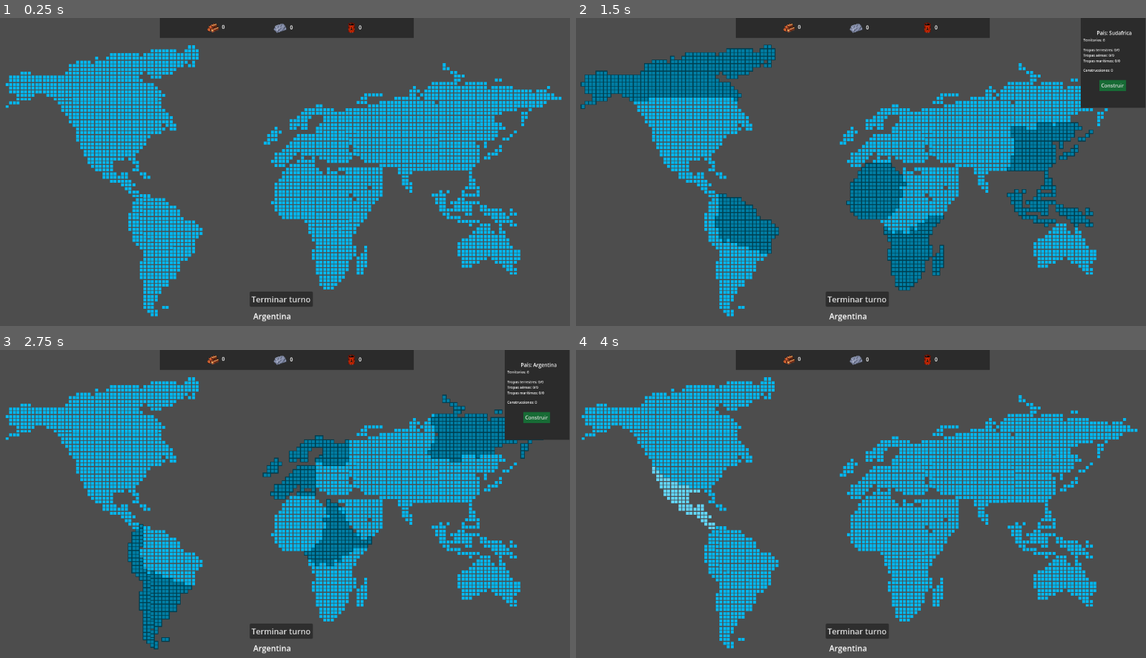
Above: before the commit, frames 1-4 (two rows, left to right).
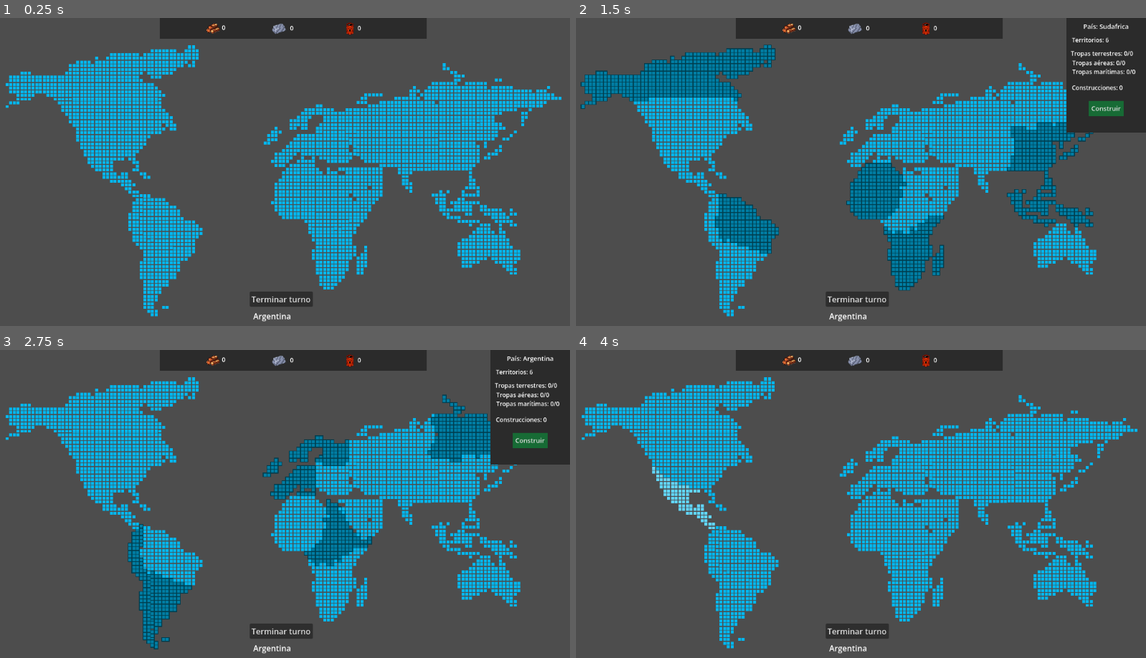
Above: after the commit, the same moments.

Repository: bula393/juegoMundialRTS
Game: Godot game, scene res://scenes/level.tscn
The game is run twice, just before and just after one commit, with the same random seed, the same clock (stepped at 60 frames per second) and the same inputs.
Inputs (mouse positions are in pixels of both pictures, inside the frame that each line leads up to):
- Up to frame 1 (0.25 s): no input
- Up to frame 2 (1.5 s): click (747, 276) at 0.5 s; click (747, 224) at 1.25 s
- Up to frame 3 (2.75 s): click (142, 587) at 2 s
- Up to frame 4 (4 s): click (690, 470) at 2.75 s; click (684, 497) at 3.5 s

The runs differ from the first frame. In frame 1, 0.4% of the frame differs, in the area x 28-75%, y 0-7%; in frame 2, 3.1%; in frame 3, 3.1%, in the area x 28-100%, y 0-38%; in frame 4, 0.4%.

Commit message:
Agranda los menus para que se vean mejor

Diff:
--- a/rts-mundial/scenes/level.tscn
+++ b/rts-mundial/scenes/level.tscn
@@ -320,8 +320,8 @@
 
 [node name="menuPais" parent="." unique_id=34050247 node_paths=PackedStringArray("menu_construcciones") instance=ExtResource("58_sc620")]
 visible = false
-offset_left = 1021.0
-offset_right = 1021.0
+offset_left = 992.0
+offset_right = 992.0
 menu_construcciones = NodePath("../menuContrucciones")
 
 [node name="menuRecursos" parent="." unique_id=248865847 instance=ExtResource("59_421lv")]
@@ -338,10 +338,10 @@
 anchors_preset = 1
 anchor_left = 1.0
 anchor_bottom = 0.0
-offset_left = 1021.0
-offset_top = 181.0
-offset_right = 1021.0
-offset_bottom = 181.0
+offset_left = 993.0
+offset_top = 231.0
+offset_right = 993.0
+offset_bottom = 231.0
 grow_horizontal = 0
 grow_vertical = 1
 
--- a/rts-mundial/scenes/menuPais.tscn
+++ b/rts-mundial/scenes/menuPais.tscn
@@ -16,66 +16,70 @@
 
 [node name="ColorRect" type="ColorRect" parent="." unique_id=142747944]
 layout_mode = 0
-offset_right = 130.0
-offset_bottom = 181.0
+offset_right = 160.0
+offset_bottom = 231.0
 color = Color(0.17044121, 0.17044121, 0.17044118, 1)
 
 [node name="Jugador" type="Label" parent="ColorRect" unique_id=1406841501]
-layout_mode = 0
-offset_left = 32.0
-offset_top = 23.0
-offset_right = 96.0
-offset_bottom = 37.0
-theme_override_font_sizes/font_size = 10
+layout_mode = 1
+anchors_preset = 5
+anchor_left = 0.5
+anchor_right = 0.5
+offset_left = -32.0
+offset_top = 8.0
+offset_right = 32.0
+offset_bottom = 26.0
+grow_horizontal = 2
+theme_override_font_sizes/font_size = 13
 
 [node name="territorios" type="Label" parent="ColorRect" unique_id=929757118]
 layout_mode = 0
-offset_left = 5.0
-offset_top = 39.0
-offset_right = 42.0
-offset_bottom = 51.0
-theme_override_font_sizes/font_size = 7
+offset_left = 11.0
+offset_top = 36.0
+offset_right = 75.0
+offset_bottom = 53.0
+theme_override_font_sizes/font_size = 12
 
 [node name="tierra" type="Label" parent="ColorRect" unique_id=391538769]
 layout_mode = 0
-offset_left = 5.0
-offset_top = 59.0
-offset_right = 78.0
-offset_bottom = 70.0
-theme_override_font_sizes/font_size = 7
+offset_left = 9.0
+offset_top = 63.0
+offset_right = 82.0
+offset_bottom = 80.0
+theme_override_font_sizes/font_size = 12
 text = " "
 
 [node name="aire" type="Label" parent="ColorRect" unique_id=6638487]
 layout_mode = 0
-offset_left = 5.0
-offset_top = 70.0
-offset_right = 78.0
-offset_bottom = 81.0
-theme_override_font_sizes/font_size = 7
+offset_left = 12.0
+offset_top = 82.0
+offset_right = 85.0
+offset_bottom = 99.0
+theme_override_font_sizes/font_size = 12
 
 [node name="mar" type="Label" parent="ColorRect" unique_id=1567250934]
 layout_mode = 0
-offset_left = 5.0
-offset_top = 81.0
-offset_right = 78.0
-offset_bottom = 92.0
-theme_override_font_sizes/font_size = 7
+offset_left = 12.0
+offset_top = 100.0
+offset_right = 85.0
+offset_bottom = 117.0
+theme_override_font_sizes/font_size = 12
 
 [node name="construcciones" type="Label" parent="ColorRect" unique_id=875054850]
 layout_mode = 0
-offset_left = 5.0
-offset_top = 100.0
-offset_right = 78.0
-offset_bottom = 111.0
-theme_override_font_sizes/font_size = 7
+offset_left = 11.0
+offset_top = 132.0
+offset_right = 84.0
+offset_bottom = 149.0
+theme_override_font_sizes/font_size = 12
 
 [node name="Construir" type="Button" parent="ColorRect" unique_id=1450604632]
 layout_mode = 0
-offset_left = 37.0
-offset_top = 125.0
-offset_right = 91.0
-offset_bottom = 147.0
-theme_override_font_sizes/font_size = 10
+offset_left = 45.0
+offset_top = 167.0
+offset_right = 115.0
+offset_bottom = 198.0
+theme_override_font_sizes/font_size = 13
 theme_override_styles/normal = SubResource("StyleBoxFlat_cfhcf")
 text = "Construir"
 
--- a/rts-mundial/scenes/menuRecursos.tscn
+++ b/rts-mundial/scenes/menuRecursos.tscn
@@ -16,8 +16,8 @@
 
 [node name="ColorRect" type="ColorRect" parent="." unique_id=1105277594]
 layout_mode = 0
-offset_right = 511.0
-offset_bottom = 40.0
+offset_right = 536.55
+offset_bottom = 42.0
 color = Color(0.16862746, 0.16862746, 0.16862746, 1)
 
 [node name="TextureRect" type="TextureRect" parent="ColorRect" unique_id=1957283607]
@@ -25,10 +25,10 @@
 anchors_preset = 4
 anchor_top = 0.5
 anchor_bottom = 0.5
-offset_left = 93.0
-offset_top = -15.0
-offset_right = 122.0
-offset_bottom = 14.0
+offset_left = 91.0
+offset_top = -17.0
+offset_right = 124.0
+offset_bottom = 16.0
 grow_vertical = 2
 texture = ExtResource("1_saekn")
 expand_mode = 1
@@ -39,13 +39,14 @@
 offset_top = 11.0
 offset_right = 165.0
 offset_bottom = 34.0
-theme_override_font_sizes/font_size = 10
+theme_override_font_sizes/font_size = 12
 
 [node name="TextureRect2" type="TextureRect" parent="ColorRect" unique_id=79338102]
 layout_mode = 0
-offset_left = 222.0
-offset_right = 261.0
-offset_bottom = 39.0
+offset_left = 218.0
+offset_top = -1.0
+offset_right = 260.0
+offset_bottom = 42.0
 texture = ExtResource("2_hemq5")
 expand_mode = 1
 
@@ -55,21 +56,21 @@
 offset_top = 12.0
 offset_right = 302.0
 offset_bottom = 35.0
-theme_override_font_sizes/font_size = 10
+theme_override_font_sizes/font_size = 12
 
 [node name="TextureRect3" type="TextureRect" parent="ColorRect" unique_id=766835187]
 layout_mode = 0
-offset_left = 368.0
-offset_top = 3.0
+offset_left = 362.0
+offset_top = 2.0
 offset_right = 403.0
-offset_bottom = 38.0
+offset_bottom = 43.0
 texture = ExtResource("3_36ne2")
 expand_mode = 1
 
 [node name="petroleo" type="Label" parent="ColorRect" unique_id=1674887148]
 layout_mode = 0
-offset_left = 400.0
+offset_left = 398.0
 offset_top = 12.0
-offset_right = 440.0
+offset_right = 438.0
 offset_bottom = 35.0
-theme_override_font_sizes/font_size = 10
+theme_override_font_sizes/font_size = 12
--- a/rts-mundial/scenes/menu_contrucciones.tscn
+++ b/rts-mundial/scenes/menu_contrucciones.tscn
@@ -16,25 +16,25 @@
 
 [node name="ColorRect" type="ColorRect" parent="." unique_id=1212738347]
 layout_mode = 0
-offset_right = 130.0
-offset_bottom = 181.0
+offset_right = 159.0
+offset_bottom = 213.0
 color = Color(0.16862746, 0.16862746, 0.16862746, 1)
 
 [node name="cuartel" type="Label" parent="ColorRect" unique_id=1509360988]
 layout_mode = 1
-offset_left = 9.0
-offset_top = 32.0
-offset_right = 56.0
-offset_bottom = 55.0
-theme_override_font_sizes/font_size = 10
+offset_left = 19.0
+offset_top = 46.0
+offset_right = 66.0
+offset_bottom = 69.0
+theme_override_font_sizes/font_size = 13
 
 [node name="construirCuartel" type="Button" parent="ColorRect" unique_id=357241528]
 layout_mode = 0
-offset_left = 85.0
-offset_top = 32.0
-offset_right = 121.0
-offset_bottom = 49.0
-theme_override_font_sizes/font_size = 8
+offset_left = 86.0
+offset_top = 42.0
+offset_right = 152.0
+offset_bottom = 74.0
+theme_override_font_sizes/font_size = 13
 theme_override_styles/normal = SubResource("StyleBoxFlat_tpwut")
 text = "Construir"
 
@@ -45,39 +45,39 @@
 anchor_top = 0.5
 anchor_right = 0.5
 anchor_bottom = 0.5
-offset_left = -55.5
+offset_left = -60.5
 offset_top = -11.5
-offset_right = -8.5
+offset_right = -13.5
 offset_bottom = 11.5
 grow_horizontal = 2
 grow_vertical = 2
-theme_override_font_sizes/font_size = 10
+theme_override_font_sizes/font_size = 13
 
 [node name="construirNaval" type="Button" parent="ColorRect" unique_id=1677004044]
 layout_mode = 0
 offset_left = 85.0
-offset_top = 77.0
-offset_right = 121.0
-offset_bottom = 94.0
-theme_override_font_sizes/font_size = 8
+offset_top = 91.0
+offset_right = 152.0
+offset_bottom = 121.0
+theme_override_font_sizes/font_size = 13
 theme_override_styles/normal = SubResource("StyleBoxFlat_tpwut")
 text = "Construir"
 
 [node name="aerodromoMilitar" type="Label" parent="ColorRect" unique_id=1736083584]
 layout_mode = 0
-offset_left = 9.0
-offset_top = 123.0
-offset_right = 102.0
-offset_bottom = 155.0
-theme_override_font_sizes/font_size = 10
+offset_left = 19.0
+offset_top = 148.0
+offset_right = 112.0
+offset_bottom = 180.0
+theme_override_font_sizes/font_size = 13
 
 [node name="construirAero" type="Button" parent="ColorRect" unique_id=452732293]
 layout_mode = 0
 offset_left = 85.0
-offset_top = 122.0
-offset_right = 121.0
-offset_bottom = 139.0
-theme_override_font_sizes/font_size = 8
+offset_top = 144.0
+offset_right = 152.0
+offset_bottom = 173.0
+theme_override_font_sizes/font_size = 13
 theme_override_styles/normal = SubResource("StyleBoxFlat_tpwut")
 text = "Construir"
 
